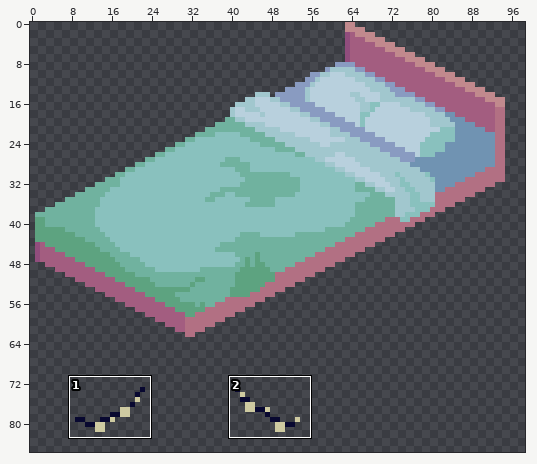
File history of a pixel-art file, Wooft/Assets/Sprites/Wooft_Isometric_Tiles_BaseBedroom.aseprite. Above, an overview of the earlier version with the close-up marked.
Close-up. The starting point:
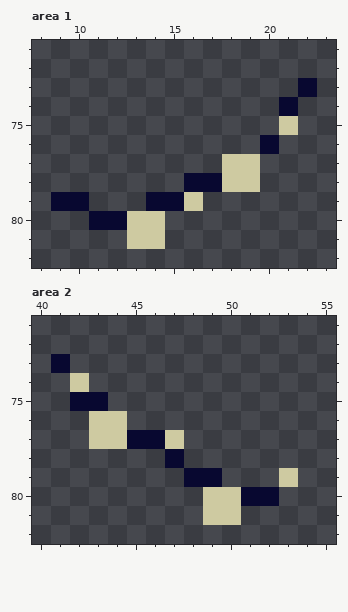
256x256 pixels, 1 frame. Shown: area 1: x 8..23, y 71..82; area 2: x 40..55, y 71..82. The wide view leaves out empty margins. The commit also changed other parts of the picture, which this record leaves out.
After:
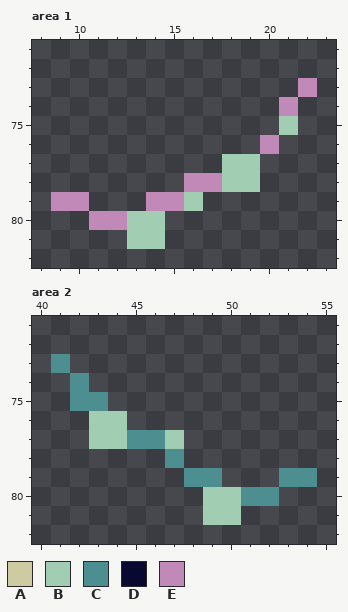
Palette (. is transparent): A #cecaa1  B #a1ceb3  C #4d8f91  D #080830  E #c189b7
The exact change:
layer "Normal" now shown
Changed rows in their new state; - is an unchanged pixel.
Area 1, layer "Normal":
first column x 9:
73 -------------E
74 ------------E-
75 ------------B-
76 -----------E--
77 ---------BB---
78 -------EEBB---
79 EE---EEB------
80 --EEBB--------
81 ----BB--------
Area 2, layer "Normal":
first column x 41:
73 C-------------
74 -C------------
75 -CC-----------
76 --BB----------
77 --BBCCB-------
78 ------C-------
79 -------CC---CC
80 --------BBCC--
81 --------BB----
Boxes around the changes in both close-ups, in picture pixels (x1, y1, x2, y2):
changed: (51, 78, 317, 249)
changed: (51, 354, 317, 525)
